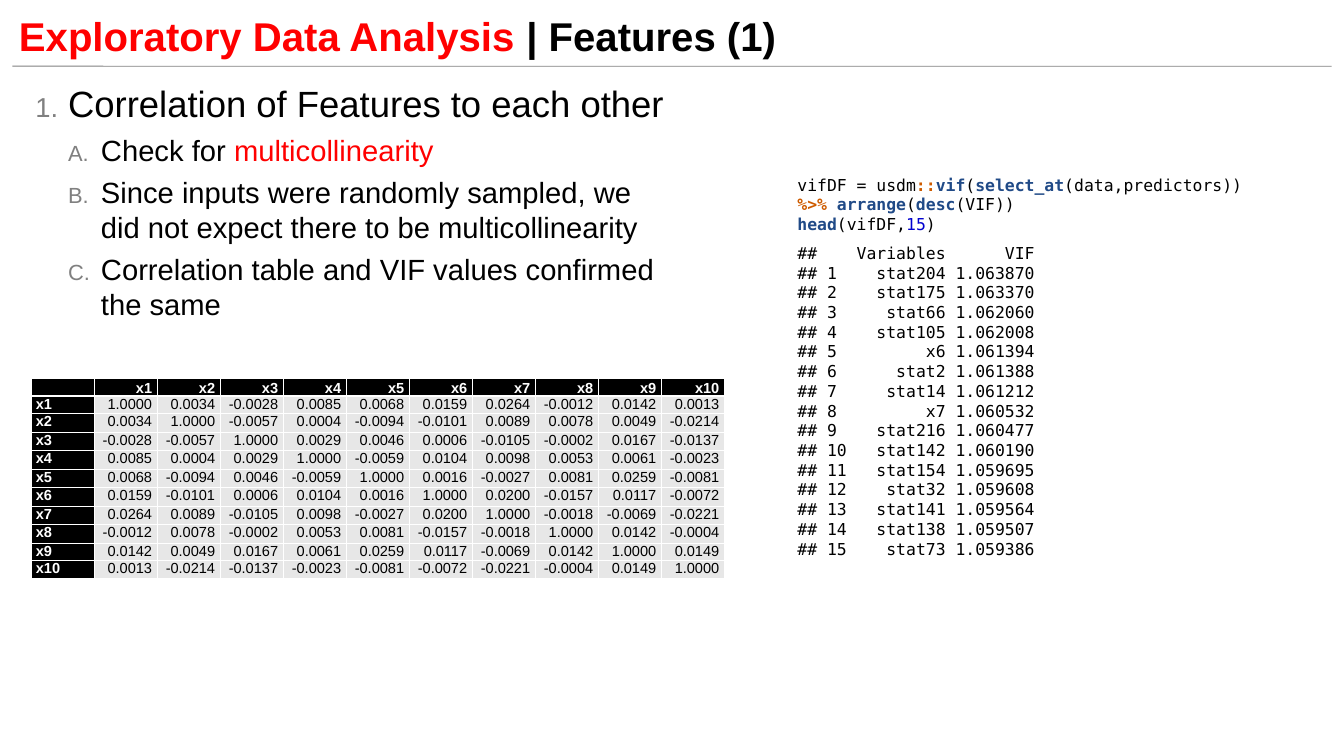
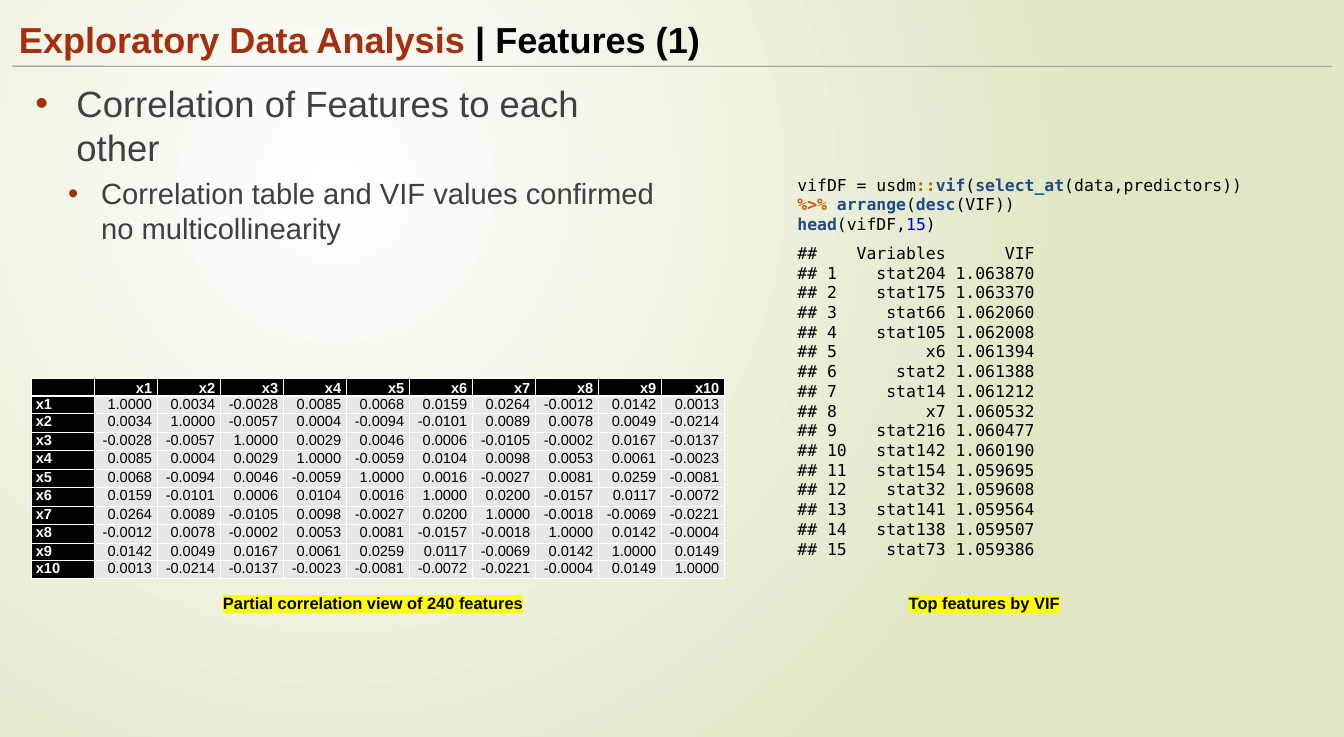
Before and after one commit to ngupta23/DS6372-PredictingPerformanceIntegratedCircuits1, a slide deck: slide 7 of Presentation/MSDS6372_Project1_Presentation.pptx. Drawn at 1344x737 pixels with LibreOffice and Linux fonts; fonts in the diff are those of the drawing. Boxes give left, top, right and bottom in pixels: in the first picture for what was removed or moved away, otherwise in the second. Text is boxed around its words. In the diff, an @@ line names an element or a change of style, - is before the commit and + after.

```diff
--- a/Presentation/MSDS6372_Project1_Presentation.pptx
+++ b/Presentation/MSDS6372_Project1_Presentation.pptx
@@ background #FFFFFF to gradient #FFFFFF to #DFE8C4 @@
@@ title "Exploratory Data Analysis | Features ..." at [19, 26, 700, 60]: size 44 to 39.6 pt; text colour #FF0000 to #A53010 in "Exploratory Data Analysis"; line spacing 0.85 to 1 @@
@@ text at [76, 90, 579, 162]: text colour #000000 to #404040 in "Correlation of Features to each other"; bullet 1. to •; bullet colour #808080 to #A53010 @@
@@ text at [101, 183, 654, 245]: text changed; text colour #000000 to #404040 @@
-  A. Check for multicollinearity
-  B. Since inputs were randomly sampled, we did not expect there to be multicollinearity
-  C. Correlation table and VIF values confirmed the same
+  • Correlation table and VIF values confirmed no multicollinearity
@@ text added at [223, 597, 523, 609], 18 pt, text #000000, bold @@
+Partial correlation view of 240 features
@@ text added at [909, 597, 1060, 613], 18 pt, text #000000, bold @@
+Top features by VIF
```
Also in this commit, not shown: 20 other slides changed, 25 other files.
